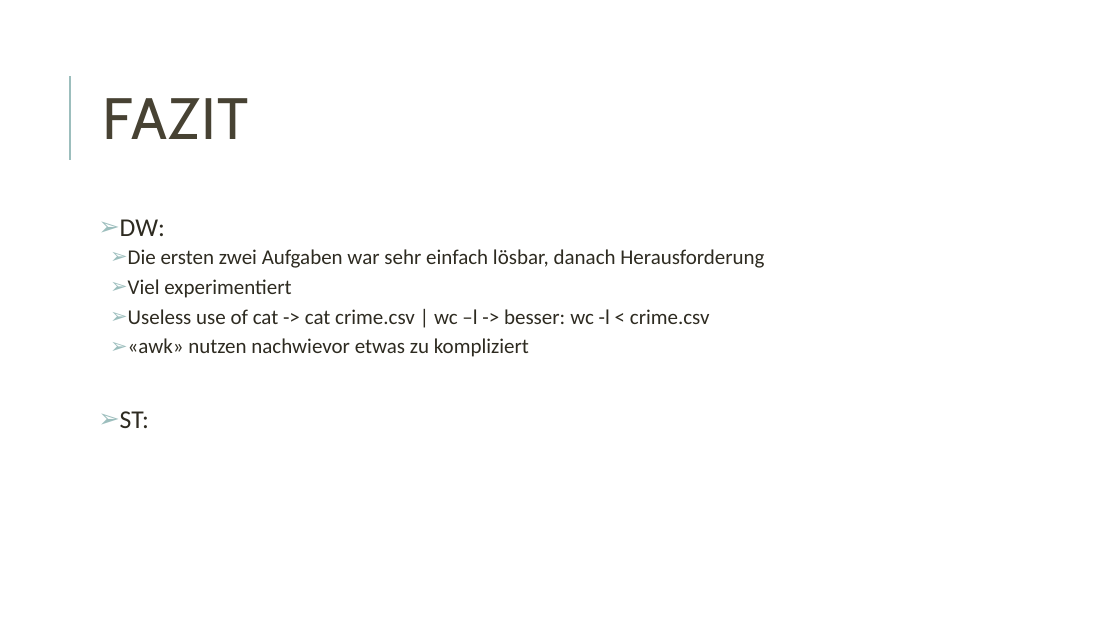
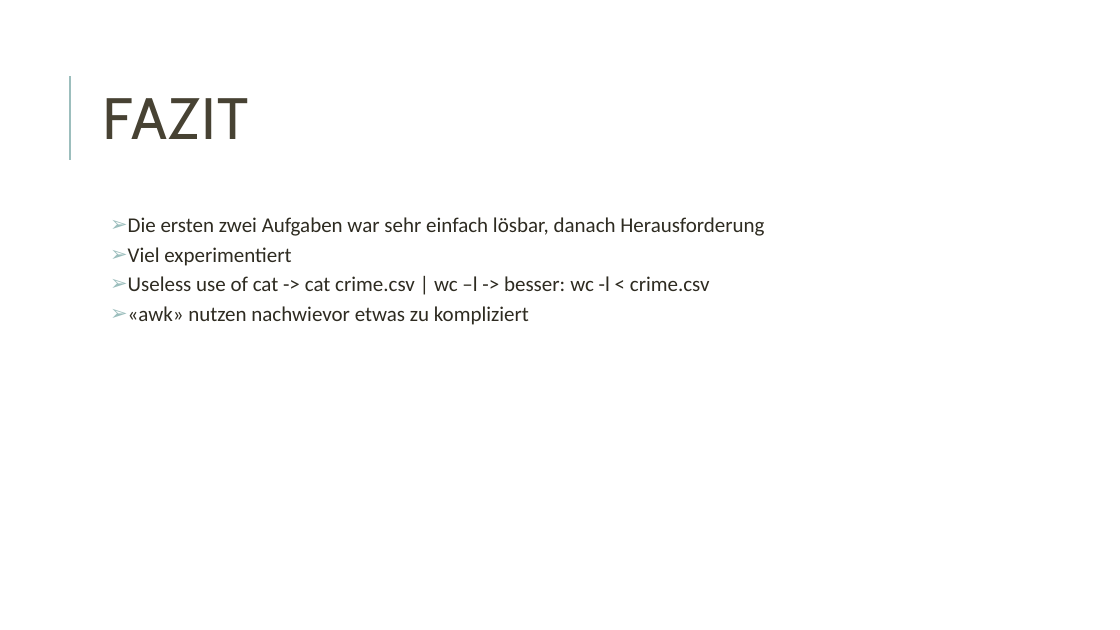
Before and after one commit to xXx-DoMoDo-xXx/bashscripting_crime, a slide deck: slide 9 of Bash-scripting-crime-statistic.pptx. Drawn at 1120x630 pixels with LibreOffice and Linux fonts; fonts in the diff are those of the drawing. Boxes give left, top, right and bottom in pixels: in the first picture for what was removed or moved away, otherwise in the second. Text is boxed around its words. In the diff, an @@ line names an element or a change of style, - is before the commit and + after.

```diff
--- a/Bash-scripting-crime-statistic.pptx
+++ b/Bash-scripting-crime-statistic.pptx
@@ text at box(120, 219, 165, 236): paragraph removed @@
-➢ DW:
@@ text at box(120, 411, 149, 428): paragraph removed @@
-➢ ST:
```
Also in this commit, not shown: 1 other file.
